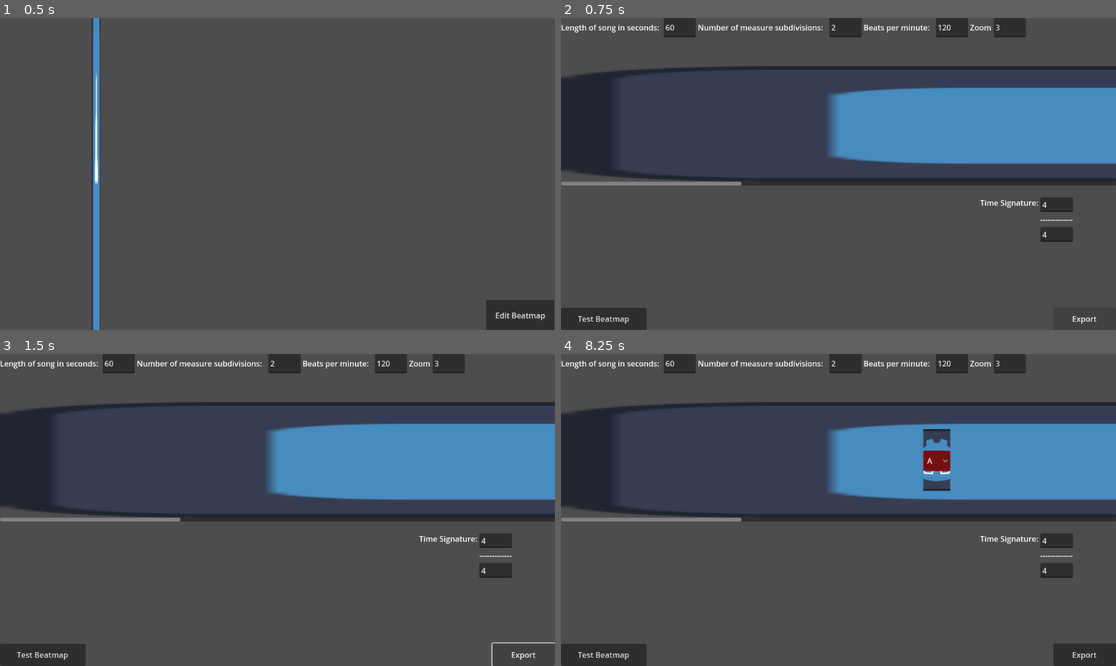
Above: before the commit, frames 1-4 (two rows, left to right).
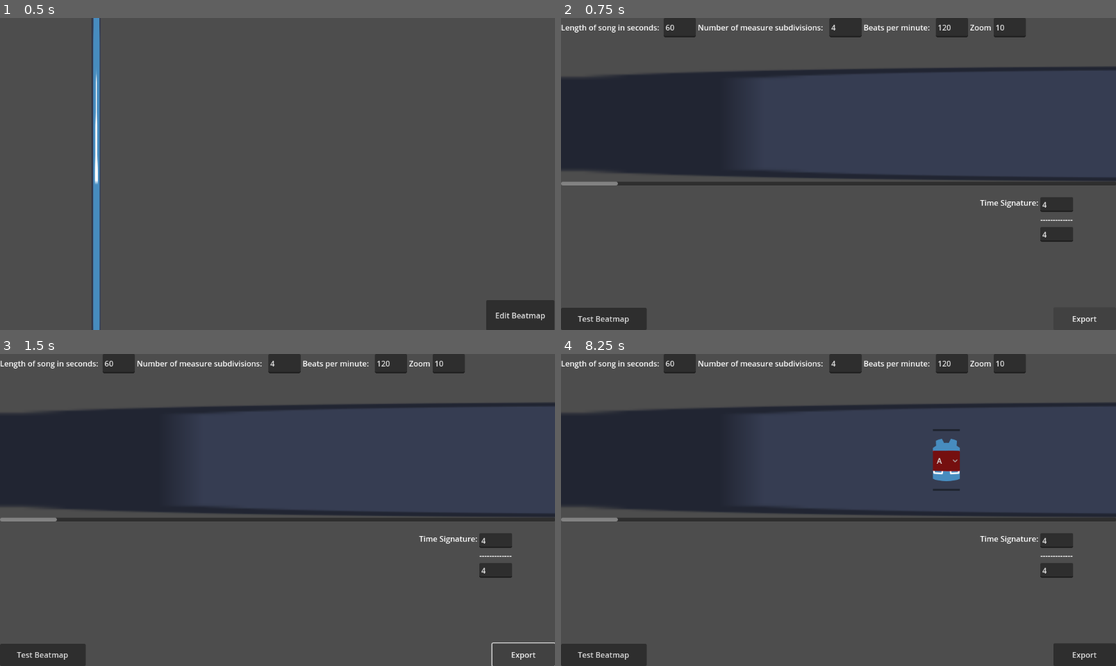
Above: after the commit, the same moments.

Repository: ValorZard/BandGame
Game: Godot game, scene res://src/game_engine/beatmap.tscn
Two runs of this game, one before a commit and one after it. Both use one fixed random seed, a clock stepped at 60 frames per second and the inputs below. The engine's default icon, where the game draws it, is replaced by a stand-in: a white triangle on a blue panel in a dark square.
Inputs (mouse positions are in pixels of both pictures, inside the frame that each line leads up to):
- Up to frame 1 (0.5 s): no input
- Up to frame 2 (0.75 s): click "Edit Beatmap" at 0.5 s
- Up to frame 3 (1.5 s): click "Export" at 1.25 s
- Up to frame 4 (8.25 s): click "Test Beatmap" at 2 s; click "Edit Beatmap" at 2.75 s; click "Export" at 3.5 s; click "Test Beatmap" at 4.25 s; click "Edit Beatmap" at 5 s; click "Export" at 5.75 s; click "Test Beatmap" at 6.5 s; click "Edit Beatmap" at 7.25 s; tap Enter at 8 s; move the mouse to (960, 494) at 8.02 s; tap A (note1) at 8.1 s; click (960, 494) at 8.17 s

Frame 1 is identical in both runs. In frame 2, 22% of the frame differs, in the area x 2-100%, y 2-54%; in frame 3, 22%; in frame 4, 21%.

Commit message:
Cleanup, comments, saner defaults for editor.

Diff:
--- a/src/mapping_engine/beatmap_maker.gd
+++ b/src/mapping_engine/beatmap_maker.gd
@@ -2,9 +2,9 @@
 
 class_name BeatmapMaker
 
-@export var beats_per_minute : float = 112
+@export var beats_per_minute : float = 120
 @export var song_length : float = 60. # in seconds
-@export var measure_subdivisions : int = 1 # how many notes fit in one measure
+@export var measure_subdivisions : int = 4 # how many notes fit in one measure
 # top part of a time signature
 # number of notes in a measure
 @export var number_of_notes_in_measure : int = 4
@@ -27,7 +27,7 @@
 
 var note_selector : PackedScene = load("res://src/mapping_engine/note_selector.tscn")
 
-var timeline_zoom : int = 3
+var timeline_zoom : int = 10
 
 # Called when the node enters the scene tree for the first time.
 func _ready():
--- a/src/mapping_engine/beatmap_maker.tscn
+++ b/src/mapping_engine/beatmap_maker.tscn
@@ -12,8 +12,6 @@
 grow_horizontal = 2
 grow_vertical = 2
 script = ExtResource("1_3v2b7")
-beats_per_minute = 120.0
-measure_subdivisions = 2
 
 [node name="ScrollContainer" type="ScrollContainer" parent="."]
 layout_mode = 0
--- a/src/mapping_engine/note_timeline.gd
+++ b/src/mapping_engine/note_timeline.gd
@@ -31,6 +31,7 @@
 			var current_position_in_song : float = ((scroll.scroll_horizontal / scroll.get_h_scroll_bar().max_value + event.position.x) / scroll.get_h_scroll_bar().max_value) * beatmap_maker.song_length
 
 			# get the current measure based on the time.
+			# _s postfix in variable names indicates seconds unit.
 			var beat_length_s = (60 / beatmap_maker.beats_per_minute)
 			var measure_length_s = beat_length_s * beatmap_maker.number_of_notes_in_measure
 			var current_measure_position : float = current_position_in_song / measure_length_s
